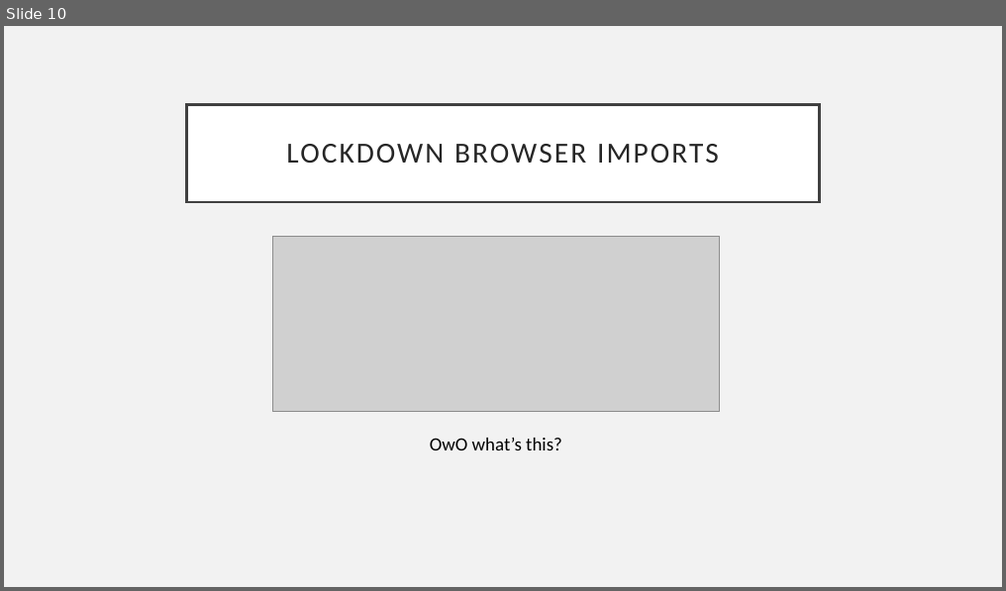
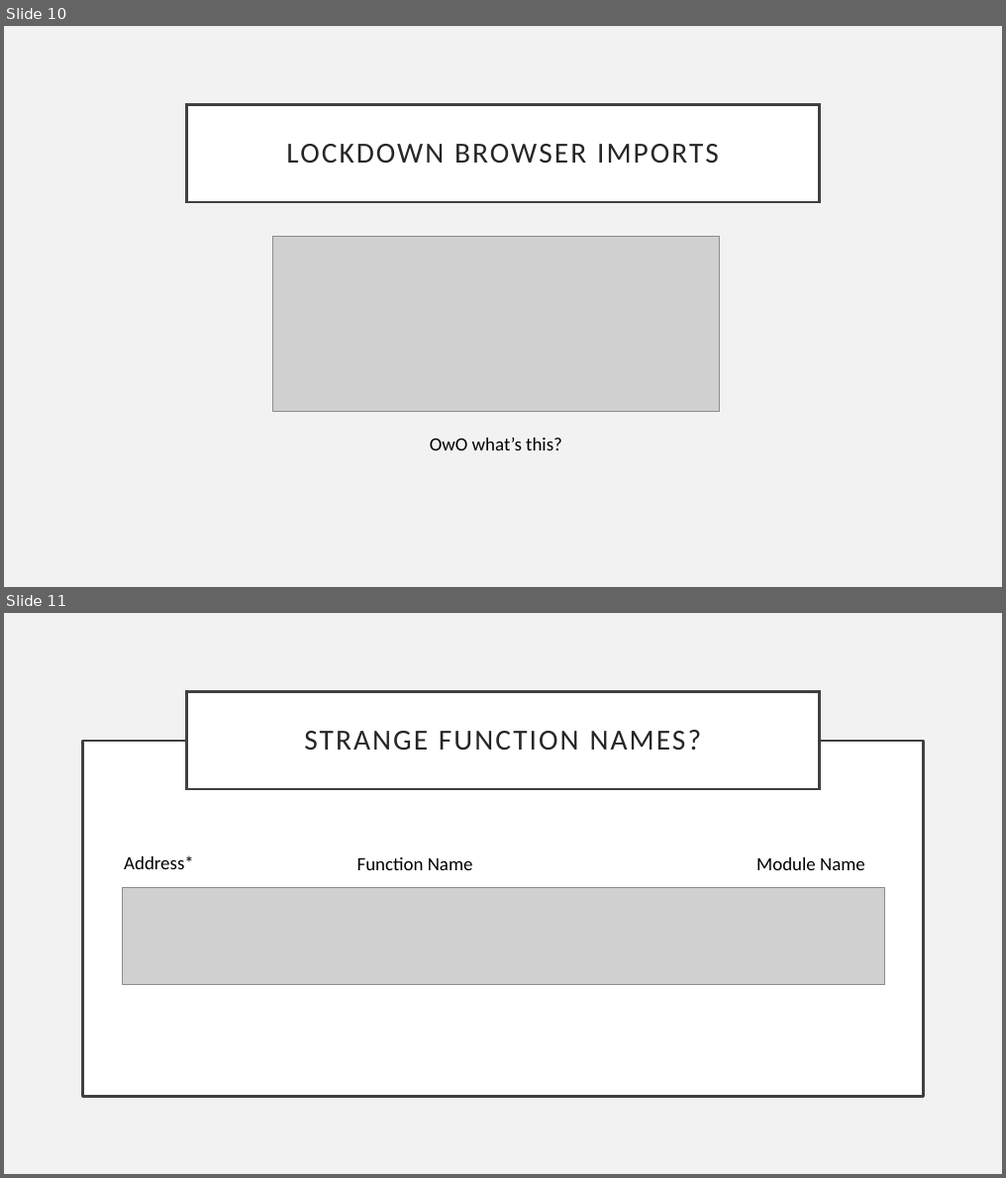
Before and after one commit to Rasool221/NWMSU_CDC_Presentation, a slide deck: NWMSU_CyberSecurity_Presentation.pptx. Shown one above the other, each under a label of ours: slide 10 before the commit, slides 10 and 11 after it. The pictures are 1006x591 and 1006x1178 pixels, drawn with LibreOffice and Linux fonts; fonts in the diff are those of the drawing; grey boxes stand for pictures. Boxes give left, top, right and bottom in pixels: in the first picture for what was removed or moved away, otherwise in the second. Text is boxed around its words. In the diff, an @@ line names an element or a change of style, - is before the commit and + after.

```diff
--- a/NWMSU_CyberSecurity_Presentation.pptx
+++ b/NWMSU_CyberSecurity_Presentation.pptx
@@ slide 11 added at (4, 613, 1002, 1174), background #F2F2F2 @@
@@ title added at (187, 691, 819, 789), fill #FFFFFF, outline #404040 2.5 pt, 28 pt, text #262626 @@
+STRANGE FUNCTION NAMES?
@@ rectangle added at (82, 741, 924, 1096), fill #FFFFFF, outline #404040 2.5 pt @@
@@ text added at (124, 856, 194, 869), 18 pt, text #000000 @@
+Address*
@@ text added at (357, 858, 473, 870), 18 pt, text #000000 @@
+Function Name
@@ text added at (756, 858, 865, 870), 18 pt, text #000000 @@
+Module Name
@@ picture added at (122, 888, 885, 985) @@
```
Also in this commit, not shown: 1 other slide added.
